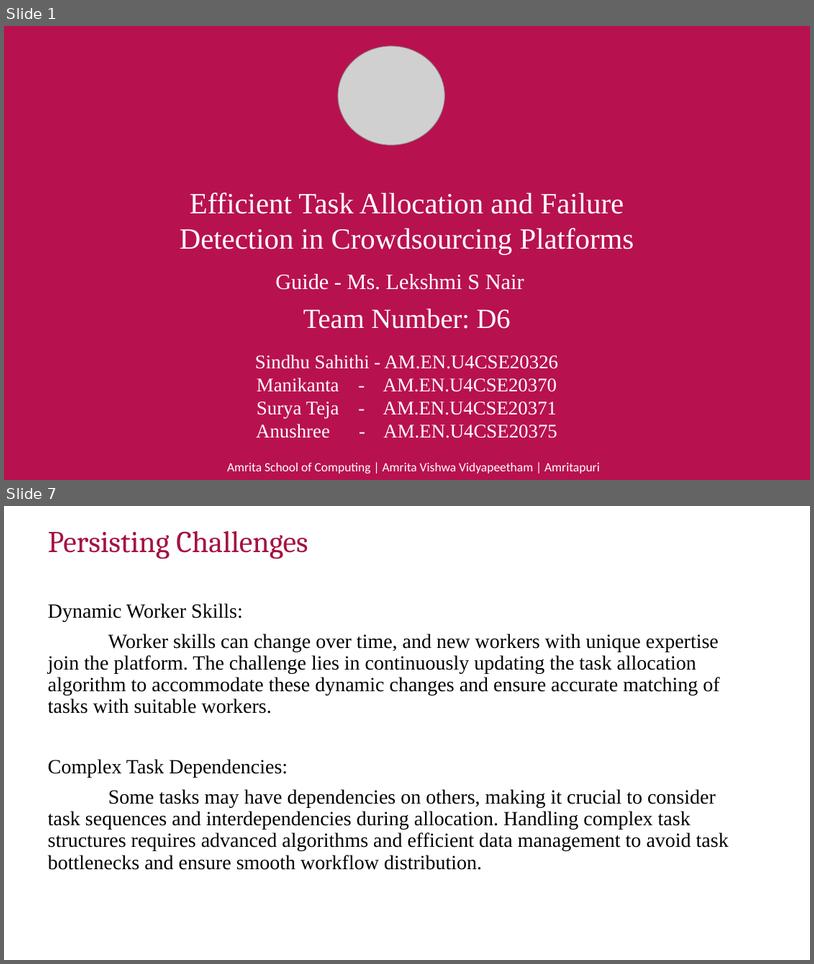
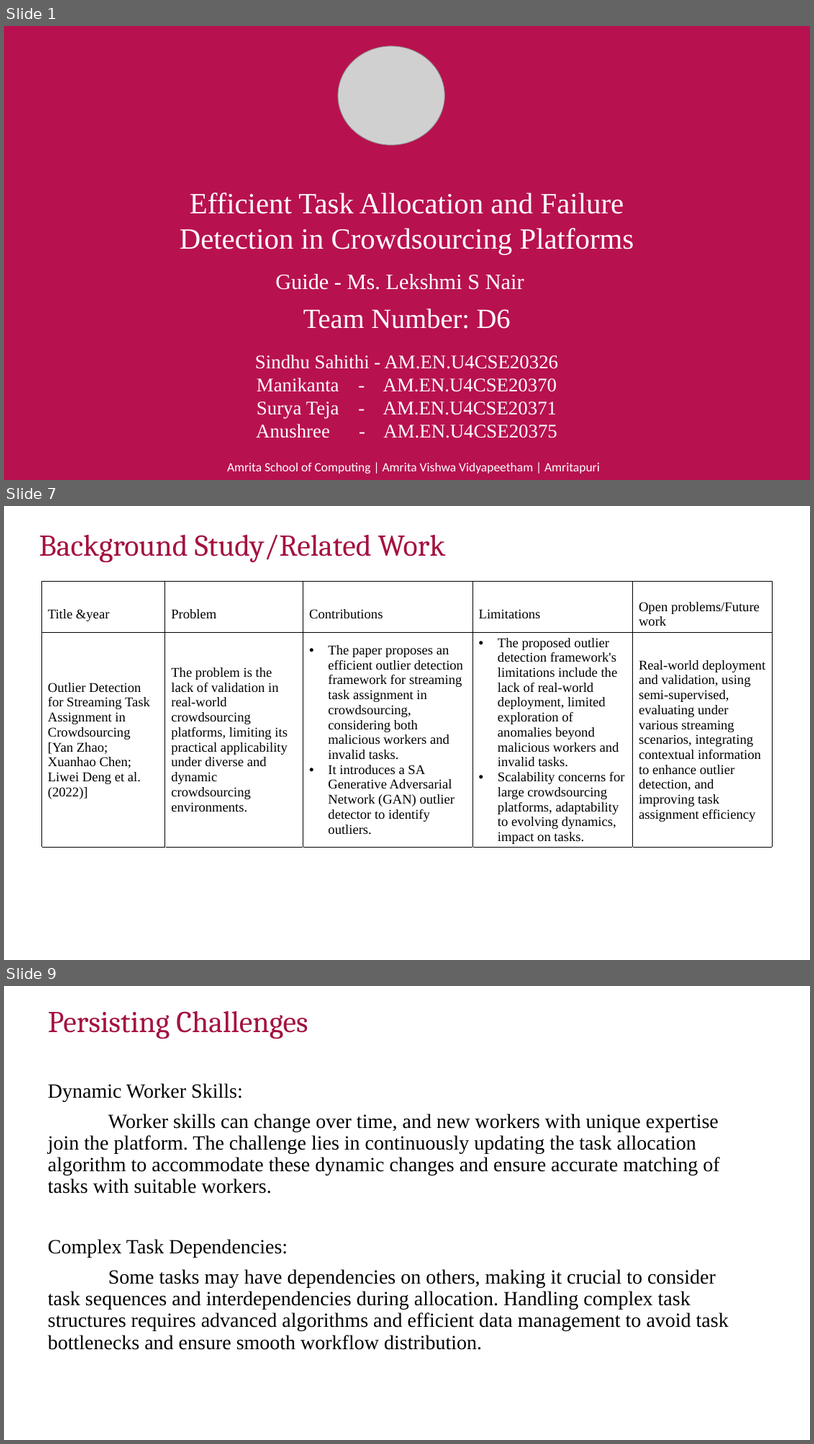
Before and after one commit to manikantathota23/Effective-Task-Allocation-and-Failure-detection, a slide deck: Documentation/First_review_D6.pptx. Shown one above the other, each under a label of ours: slides 1 and 7 before the commit, slides 1, 7 and 9 after it; the slides between them are not shown. The pictures are 814x964 and 814x1444 pixels, drawn with LibreOffice and Linux fonts; fonts in the diff are those of the drawing; grey boxes stand for pictures; background and template pictures are left out. Boxes give left, top, right and bottom in pixels: in the first picture for what was removed or moved away, otherwise in the second. Text is boxed around its words. In the diff, an @@ line names an element or a change of style, - is before the commit and + after.

```diff
--- a/Documentation/First_review_D6.pptx
+++ b/Documentation/First_review_D6.pptx
@@ slide 7 added at bbox=[4, 506, 810, 960], background #FFFFFF @@
@@ title added at bbox=[39, 534, 445, 563], 36 pt, text #A4123F @@
+Background Study/Related Work
@@ table added at bbox=[41, 581, 772, 905], 3 rows, 5 columns @@
+Title &year | Problem | Contributions | Limitations | Open problems/Future work
+Outlier Detection for Streaming Task Assignment in Crowdsourcing [Yan Zhao; Xuanhao Chen; Liwei Deng et al.(2022)] | The problem is the lack of validation in real-world crowdsourcing platforms, limiting its practical applicability under diverse and dynamic crowdsourcing environments. | The paper proposes an efficient outlier detection framework for streaming task assignment in crowdsourcing, considering both malicious workers and invalid tasks. / It introduces a SA Generative Adversarial Network (GAN) outlier detector to identify outliers. | The proposed outlier detection framework's limitations include the lack of real-world deployment, limited exploration of anomalies beyond malicious workers and invalid tasks. / Scalability concerns for large crowdsourcing platforms, adaptability to evolving dynamics, impact on tasks. | Real-world deployment and validation, using semi-supervised, evaluating under various streaming scenarios, integrating contextual information to enhance outlier detection, and improving task assignment efficiency
+ |  |  |  | 
@@ what was slide 7 is now slide 9 @@
```
Also in this commit, not shown: 9 slides changed, 1 other slide added, 1 other file.
